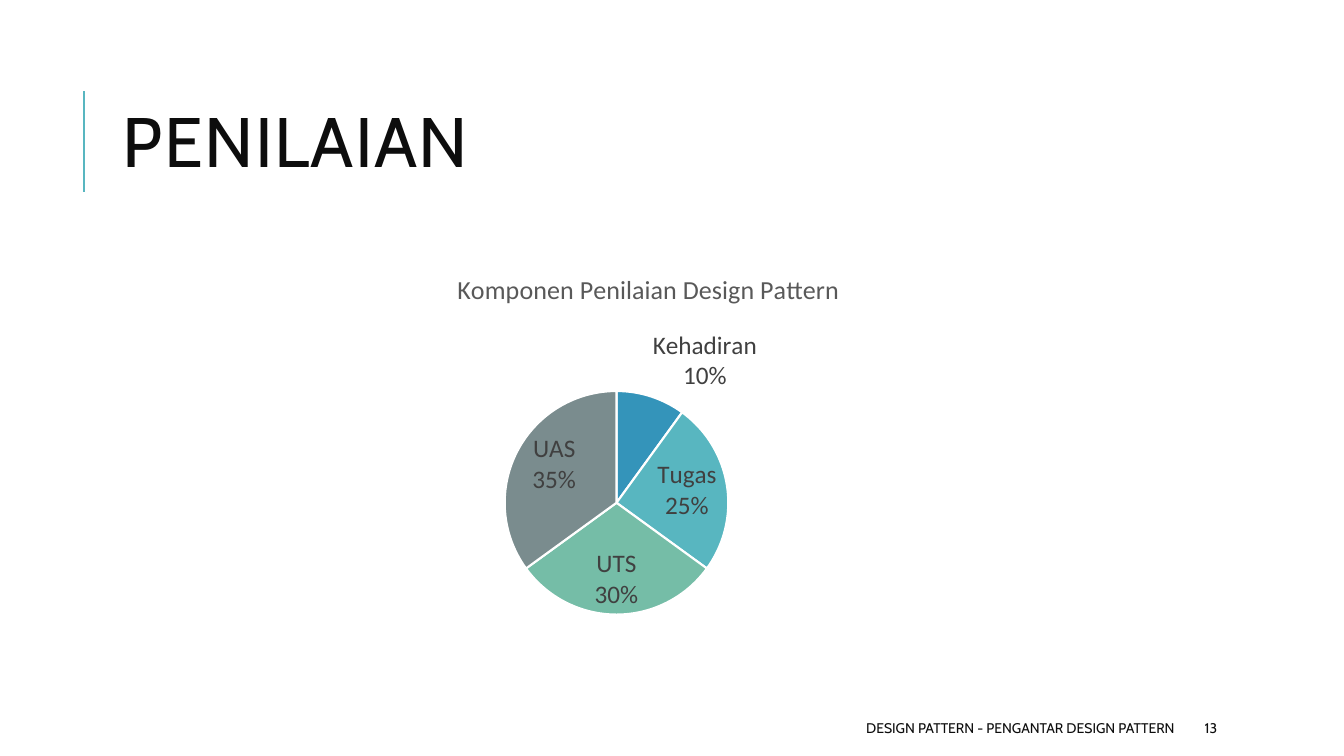
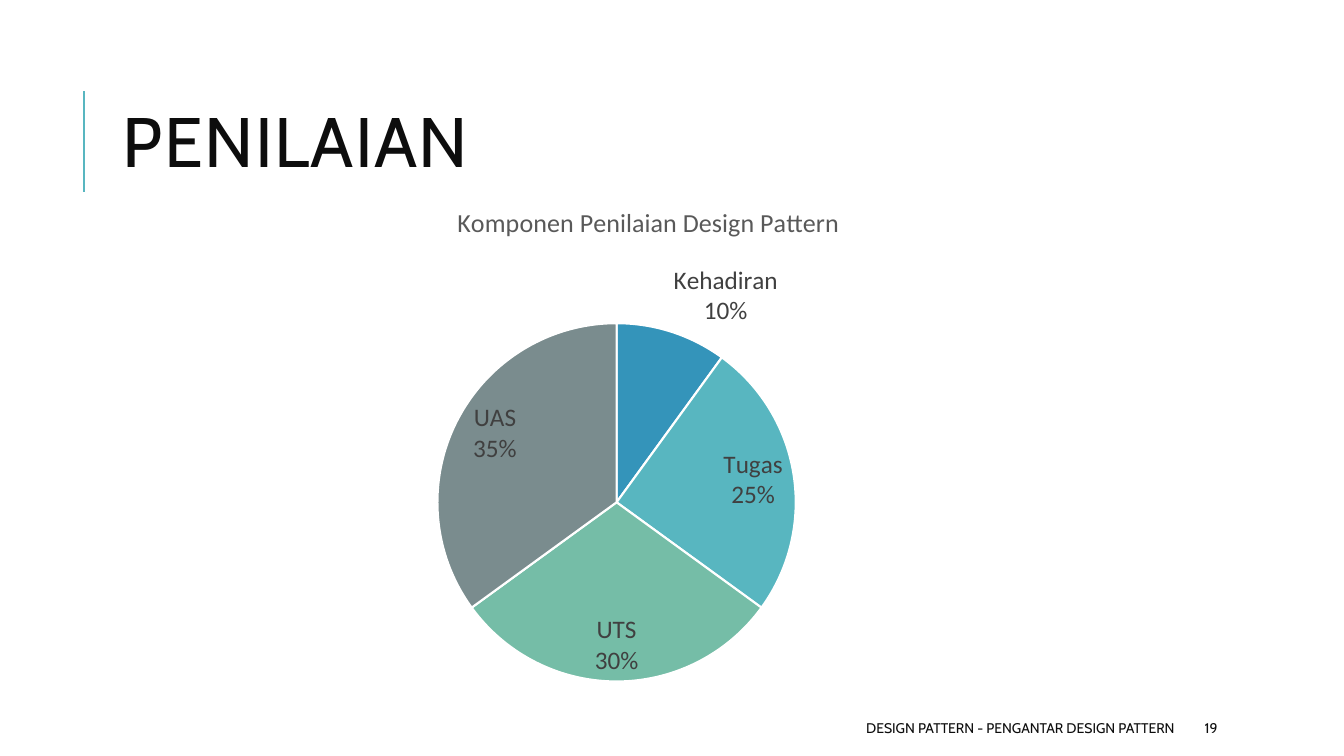
Before and after one commit to ksatria/MK-Design-Pattern, a slide deck: slide 19 of PPT/Design Pattern 1 - Pengantar Design Pattern.pptx (slide 13 before the commit). Drawn at 1344x756 pixels with LibreOffice and Linux fonts; fonts in the diff are those of the drawing. Boxes give left, top, right and bottom in pixels: in the first picture for what was removed or moved away, otherwise in the second. Text is boxed around its words. In the diff, an @@ line names an element or a change of style, - is before the commit and + after.

```diff
--- a/PPT/Design Pattern 1 - Pengantar Design Pattern.pptx
+++ b/PPT/Design Pattern 1 - Pengantar Design Pattern.pptx
@@ pie chart: place and size @@
-pie chart at (113,252,1185,696)
+pie chart at (113,184,1185,696)
@@ page number at (1205,723,1218,733): text changed @@
-13
+19
```
Also in this commit, not shown: 3 other slides changed, 6 slides added.
